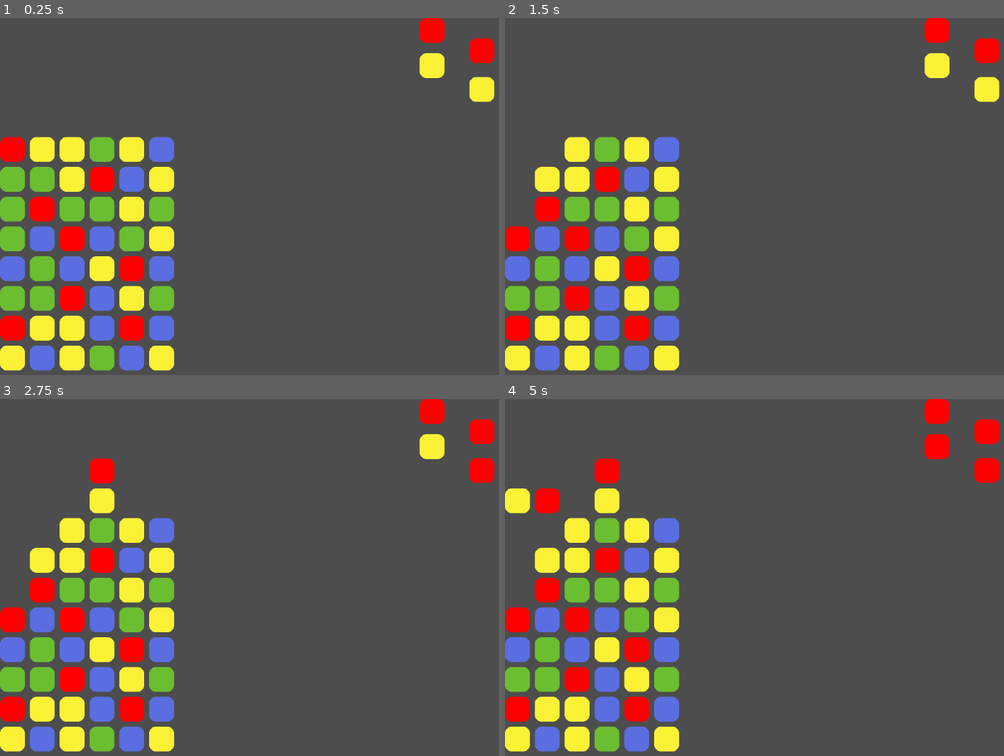
Above: before the commit, frames 1-4 (two rows, left to right).
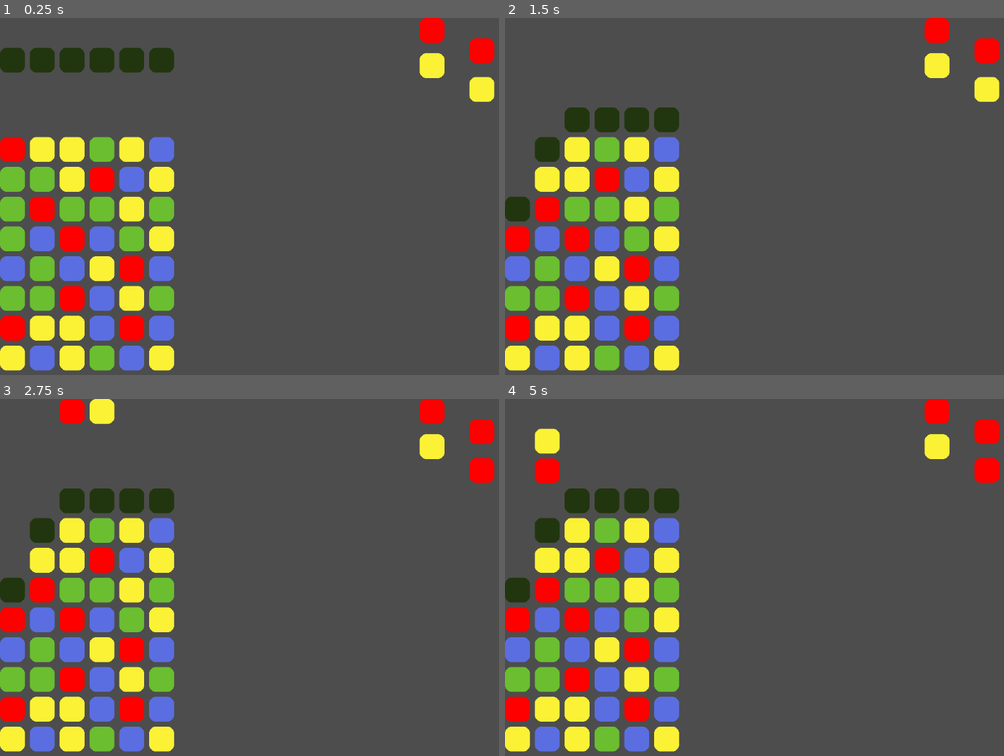
Above: after the commit, the same moments.

Repository: MarGamaDev/PuyoPuyoLike
Game: Godot game, scene res://testing scenes/box_testing_scene.tscn
Two runs of this game, one before a commit and one after it. Both use one fixed random seed, a clock stepped at 60 frames per second and the inputs below.
Inputs:
- Up to frame 1 (0.25 s): no input
- Up to frame 2 (1.5 s): hold D (puyo_right) 0.53-1.28 s; tap J (puyo_rotate) at 0.6 s; tap 1 (TESTING_player_spawn, bound only after the commit) at 0.8, 1.35 s; hold S (puyo_down) from 1.28 s (still down)
- Up to frame 3 (2.75 s): tap J (puyo_rotate) at 1.55, 2.1 s; tap Enter at 2 s; release S (puyo_down) at 2.03 s; hold D (puyo_right) from 2.03 s (still down); tap 1 (TESTING_player_spawn, bound only after the commit) at 2.3 s
- Up to frame 4 (5 s): tap 1 (TESTING_player_spawn, bound only after the commit) at 2.85, 3.8, 4.35 s; tap J (puyo_rotate) at 3.05, 3.6, 4.55 s; release D (puyo_right) at 3.53 s; hold A (puyo_left) from 3.53 s (still down)

The runs differ from the first frame. In frame 1, 1.9% of the frame differs, in the area x 0-35%, y 8-16%; in frame 2, 2.0%; in frame 3, 3.0%; in frame 4, 4.0%, in the area x 0-90%, y 8-58%.

Commit message:
added junk puyos and loss condition

Diff:
--- a/project.godot
+++ b/project.godot
@@ -49,6 +49,16 @@
 , Object(InputEventKey,"resource_local_to_scene":false,"resource_name":"","device":-1,"window_id":0,"alt_pressed":false …(183 unchanged characters)…
 ]
 }
+TESTING_player_spawn={
+"deadzone": 0.2,
+"events": [Object(InputEventKey,"resource_local_to_scene":false,"resource_name":"","device":-1,"window_id":0,"alt_pressed":false,"shift_pressed":false,"ctrl_pressed":false,"meta_pressed":false,"pressed":false,"keycode":0,"physical_keycode":49,"key_label":0,"unicode":49,"location":0,"echo":false,"script":null)
+]
+}
+TESTING_spawn_junk={
+"deadzone": 0.2,
+"events": [Object(InputEventKey,"resource_local_to_scene":false,"resource_name":"","device":-1,"window_id":0,"alt_pressed":false,"shift_pressed":false,"ctrl_pressed":false,"meta_pressed":false,"pressed":false,"keycode":0,"physical_keycode":50,"key_label":0,"unicode":50,"location":0,"echo":false,"script":null)
+]
+}
 
 [rendering]
 
--- a/scripts/grid_manager.gd
+++ b/scripts/grid_manager.gd
@@ -1,6 +1,7 @@
 extends Node2D
 
 signal board_check_delay
+signal life_loss
 
 #loading the grid nodes to instantiate them
 @onready var grid_node_scene = load("res://Scenes/grid_node.tscn")
@@ -26,11 +27,12 @@
 var puyo_queue : Array[Array] = []
 #helps with delaying creating a player
 var player_create_flag = false
+var player_test_create_flag = false
 #if the player shoudl be able to input
 var player_input_flag = false
 
 @export var down_tick_speed : float = 0.1
-@export var player_down_speed : float = 0.4
+@export var player_down_speed : float = 1
 #how short the player tick timer should be changed to while down is being held
 @export var player_hold_down_speed : float = 0.05
 var chain_length : int = 0
@@ -38,6 +40,9 @@
 #this is a translation vector, not the position
 var next_input_move : Vector2i = Vector2i.ZERO
 var next_grid_positions : Array[Vector2i]
+
+#queue for if a player should be spawned or some other effect
+var spawn_queue : Array = []
 
 func _ready():
 	$PlayerDownTimer.set_wait_time(player_down_speed)
@@ -48,7 +53,8 @@
 	#calling this initiates a board check and allows chaining
 	check_board(get_grouped_puyos())
 	await board_check_delay
-	create_player_puyo()
+	player_test_create_flag = true
+	#create_player_puyo()
 
 func _physics_process(delta: float) -> void:
 	if player_input_flag:
@@ -69,6 +75,11 @@
 		elif Input.is_action_just_released("puyo_down"):
 			$PlayerDownTimer.set_wait_time(player_down_speed)
 
+	if player_test_create_flag:
+		if Input.is_action_just_pressed("TESTING_player_spawn"):
+			create_player_puyo()
+			player_test_create_flag = false
+
 func fill_grid(how_full : int):
 	for i in range(0, grid_width):
 		for j in range(grid_height - how_full, grid_height):
@@ -78,6 +89,15 @@
 			node_to_fill.set_puyo(puyo)
 			node_to_fill.set_type(randi_range(2,5))
 
+	#comment this out when not testing junk
+	for i in range(0, grid_width):
+		var puyo : Puyo = puyo_scene.instantiate()
+		var node_to_fill : GridNode = grid[i][1]
+		node_to_fill.add_child(puyo)
+		node_to_fill.set_puyo(puyo)
+		node_to_fill.set_type(Puyo.PUYO_TYPE.JUNK)
+
+	down_tick()
 
 #initialises the grid and gives all of the nodes their neighbours
 func initialize_grid():
@@ -128,7 +148,7 @@
 #state machine for grid updating.  called whenever a puyo is placed
 func grid_state_check():
 	await down_tick()
-	var puyo_groups = await get_grouped_puyos()
+	var puyo_groups = get_grouped_puyos()
 	if puyo_groups.size() > 0:
 		await check_board(puyo_groups)
 		await down_tick()
@@ -196,13 +216,17 @@
 				move_puyo(grid[i][j], grid[i][j+1])
 				check = true
 	if check:
-		await get_tree().create_timer(down_tick_speed).timeout
+		#await get_tree().create_timer(down_tick_speed).timeout
 		down_tick()
 	return check
 
 func check_node(node_to_check: GridNode, node_group: Array, puyo_type:= Puyo.PUYO_TYPE.UNDEFINED) -> Array:
 	#if node is already checked, or doesn't have a puyo, exit iteration
 	if (node_group.has(node_to_check)) or (!node_to_check.is_holding_puyo):
+		return node_group
+
+	#if node is junk, exit iteration
+	if (node_to_check.get_type() == Puyo.PUYO_TYPE.JUNK):
 		return node_group
 
 	#if puyo_type is undefined, this is the first iteration and we should set puyo_type
@@ -229,8 +253,13 @@
 	for group in puyo_groups:
 		if group.is_empty():
 			continue
-		for pop_node in group:
+		for pop_node : GridNode in group:
 			pop_node.puyo.pop()
+			for junk_neighbours : GridNode in pop_node.neighbours:
+				if junk_neighbours.get_type() == Puyo.PUYO_TYPE.JUNK:
+					junk_neighbours.puyo.pop()
+					junk_neighbours.puyo.queue_free()
+					junk_neighbours.reset()
 			pop_node.puyo.queue_free()
 			pop_node.reset()
 	puyos_to_pop = Array()
@@ -248,29 +277,29 @@
 		var down_check = true
 		while down_check:
 			down_check = await down_tick()
-		await get_tree().create_timer(0.5).timeout
+		await get_tree().create_timer(0.3).timeout
 		check_board(get_grouped_puyos())
 		return true
 
 #creates player puyo
 func create_player_puyo():
-
-	player_puyos = puyo_queue.pop_front()
-	fill_puyo_queue()
-	add_child(player_puyos[0])
-	add_child(player_puyos[1])
-
-	player_rotation = 0
-
-	player_grid_positions = [Vector2i(int ((grid_width -1)/ 2),0), Vector2i(int ((grid_width -1)/ 2) + 1,0)]
-
-	player_puyos[0].position.x = grid[int (grid_width / 2)][0].position.x + square_size
-	player_puyos[1].position.x  = grid[(int (grid_width / 2)) + 1][0].position.x + square_size * 2
-
-	$PlayerDownTimer.set_wait_time(player_down_speed)
-	$PlayerDownTimer.start()
-
-	player_input_flag = true
+	if !loss_check():
+		player_puyos = puyo_queue.pop_front()
+		fill_puyo_queue()
+		add_child(player_puyos[0])
+		add_child(player_puyos[1])
+
+		player_rotation = 0
+
+		player_grid_positions = [Vector2i(int ((grid_width -1)/ 2),0), Vector2i(int ((grid_width -1)/ 2) + 1,0)]
+
+		player_puyos[0].position.x = grid[int (grid_width / 2)][0].position.x + square_size
+		player_puyos[1].position.x  = grid[(int (grid_width / 2)) + 1][0].position.x + square_size * 2
+
+		$PlayerDownTimer.set_wait_time(player_down_speed)
+		$PlayerDownTimer.start()
+
+		player_input_flag = true
 
 #returns true if next move is valid
 func check_next_move(next_grid_positions: Array[Vector2i]) -> bool:
@@ -333,20 +362,18 @@
 	#now we check if we need to move the puyo pivot based on other things
 	if rotation_check == 0: #now pointing right
 		if !(check_next_move(move_check)): #if the new rotated vector would be invalid
-			for shifted_move in move_check:
-				shifted_move.x -= 1
+			for i in range(0, move_check.size()):
+				move_check[i].x -= 1
 			if (check_next_move(move_check)): #if moving both puyos one to the left would be valid
 				player_rotation = rotation_check
-				$PlayerDownTimer.start()
 			else:
 				rotate_flag = false
 		else:
 			player_rotation = rotation_check
-			$PlayerDownTimer.start()
 	elif rotation_check == 1: #now pointing down
 		if !(check_next_move(move_check)):
-			for shifted_move in move_check:
-				shifted_move.y -= 1
+			for i in range(0, move_check.size()):
+				move_check[i].y -= 1
 			if (check_next_move(move_check)):
 				player_rotation = rotation_check
 				$PlayerDownTimer.start()
@@ -354,31 +381,26 @@
 				rotate_flag = false
 		else:
 			player_rotation = rotation_check
-			$PlayerDownTimer.start()
 	elif rotation_check == 2: #now pointing left
 		if !(check_next_move(move_check)):
-			for shifted_move in move_check:
-				shifted_move.x += 1
+			for i in range(0, move_check.size()):
+				move_check[i].x += 1
 			if (check_next_move(move_check)):
 				player_rotation = rotation_check
-				$PlayerDownTimer.start()
 			else:
 				rotate_flag = false
 		else:
 			player_rotation = rotation_check
-			$PlayerDownTimer.start()
 	else: # now pointing up
 		if !(check_next_move(move_check)):
-			for shifted_move in move_check:
-				shifted_move.y += 1
+			for i in range(0, move_check.size()):
+				move_check[i].y += 1
 			if (check_next_move(move_check)):
 				player_rotation = rotation_check
-				$PlayerDownTimer.start()
 			else:
 				rotate_flag = false
 		else:
 			player_rotation = rotation_check
-			$PlayerDownTimer.start()
 	if rotate_flag:
 		player_move(move_check)
 	else:
@@ -392,9 +414,19 @@
 		new_puyos[0].set_type(puyo_types[0])
 		new_puyos[1].set_type(puyo_types[1])
 		puyo_queue.append(new_puyos)
-		print("2 pairs away:",new_puyos[0].get_type(), " ", new_puyos[1].get_type())
 	#update visual puyos
 	$QueuedPuyos/FirstPair1.set_type(puyo_queue[0][0].puyo_type)
 	$QueuedPuyos/FirstPair2.set_type(puyo_queue[0][1].puyo_type)
 	$QueuedPuyos/SecondPair1.set_type(puyo_queue[1][0].puyo_type)
 	$QueuedPuyos/SecondPair2.set_type(puyo_queue[1][1].puyo_type)
+
+#called whenever a player would be created. if they can't be created, lose the game
+func loss_check() -> bool:
+	if grid[int (grid_width / 2) - 1][0].is_holding_puyo:
+		down_tick()
+		print("game_over")
+		if grid[int (grid_width / 2) - 1][0].is_holding_puyo:
+			life_loss.emit()
+			print("game_over")
+			return true
+	return false
